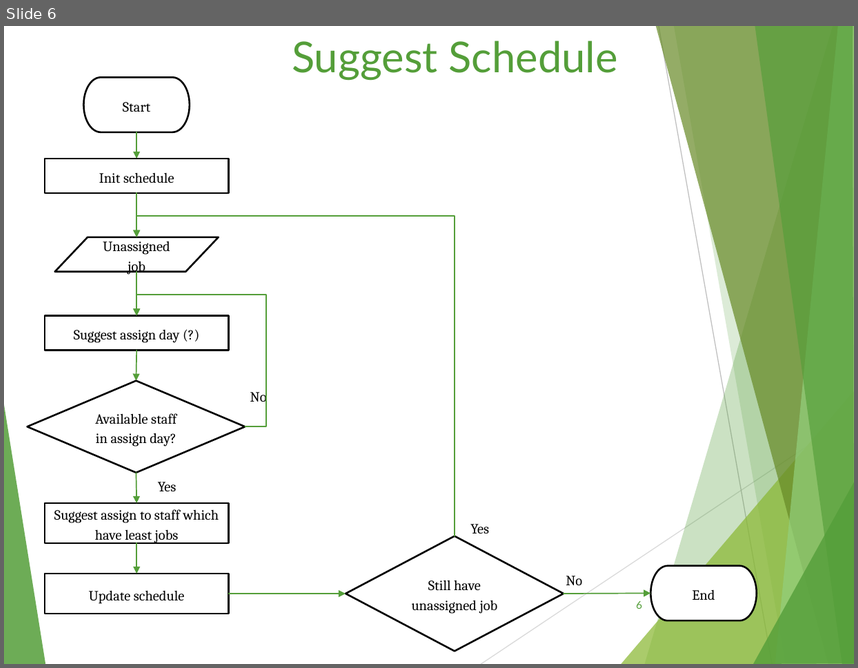
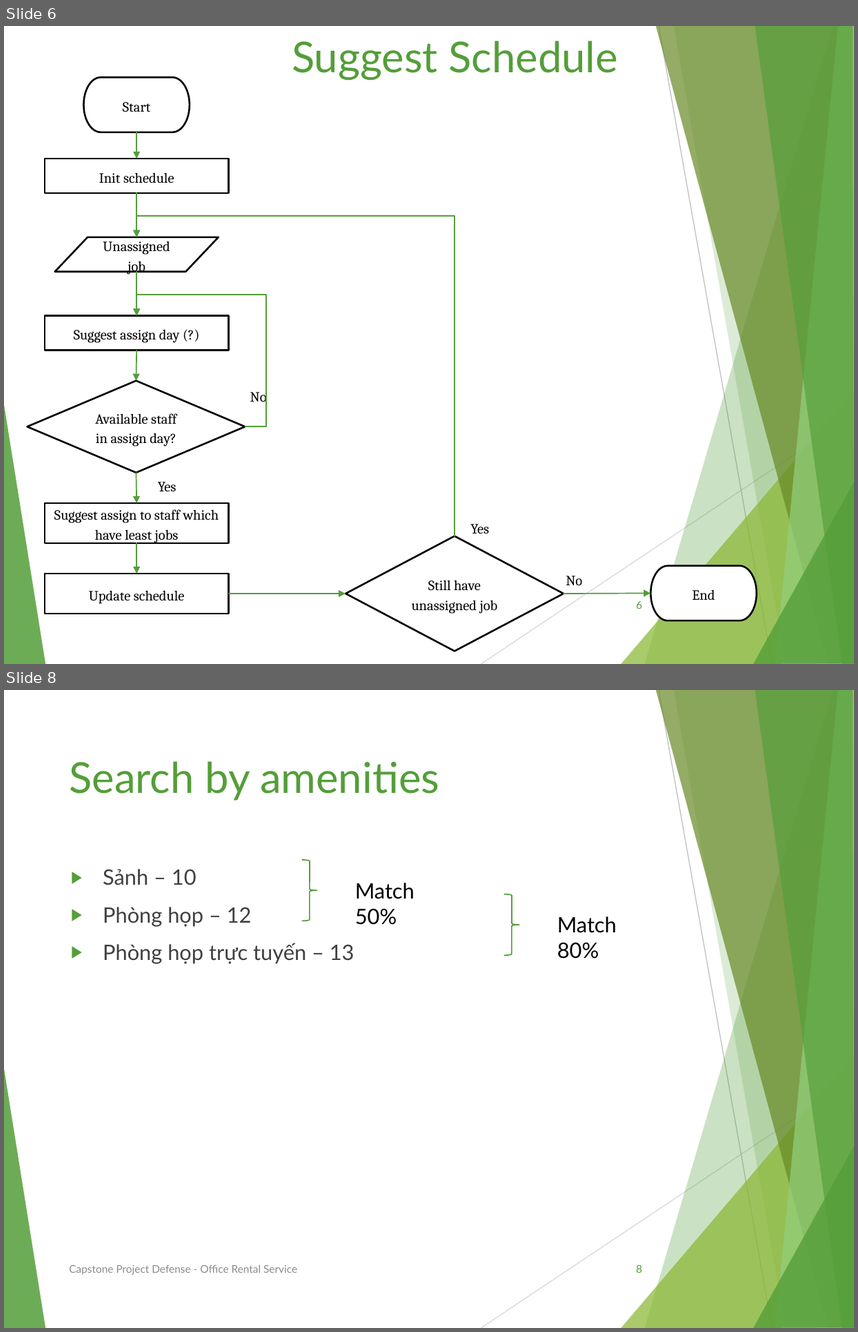
Before and after one commit to tienlx93/capstone-ors, a slide deck: doc/Algorithm.pptx. Shown one above the other, each under a label of ours: slide 6 before the commit, slides 6 and 8 after it; the slides between them are not shown. The pictures are 858x668 and 858x1332 pixels, drawn with LibreOffice and Linux fonts; fonts in the diff are those of the drawing. Boxes give left, top, right and bottom in pixels: in the first picture for what was removed or moved away, otherwise in the second. Text is boxed around its words. In the diff, an @@ line names an element or a change of style, - is before the commit and + after.

```diff
--- a/doc/Algorithm.pptx
+++ b/doc/Algorithm.pptx
@@ slide 8 added at (4,690,854,1328), background #FFFFFF; not listed: 10 template elements that a slide beside it also shows @@
@@ title added at (69,761,439,800), 36 pt, text #549E39 @@
+Search by amenities
@@ text added at (103,869,355,964), 18 pt, text #404040 @@
+▶ Sảnh – 10
+▶ Phòng họp – 12
+▶ Phòng họp trực tuyến – 13
@@ right brace added at (302,860,317,921), outline #549E39 1 pt @@
@@ text added at (355,883,415,925), 18 pt, text #000000 @@
+Match 50%
@@ right brace added at (505,894,519,955), outline #549E39 1 pt @@
@@ text added at (557,916,617,958), 18 pt, text #000000 @@
+Match 80%
@@ text added at (69,1264,297,1274), 9 pt, text #8C8C8C @@
+Capstone Project Defense - Office Rental Service
@@ page number added at (636,1265,642,1272), 9 pt, text #549E39 @@
+8
```
Also in this commit, not shown: 5 other slides added, 1 other file.
